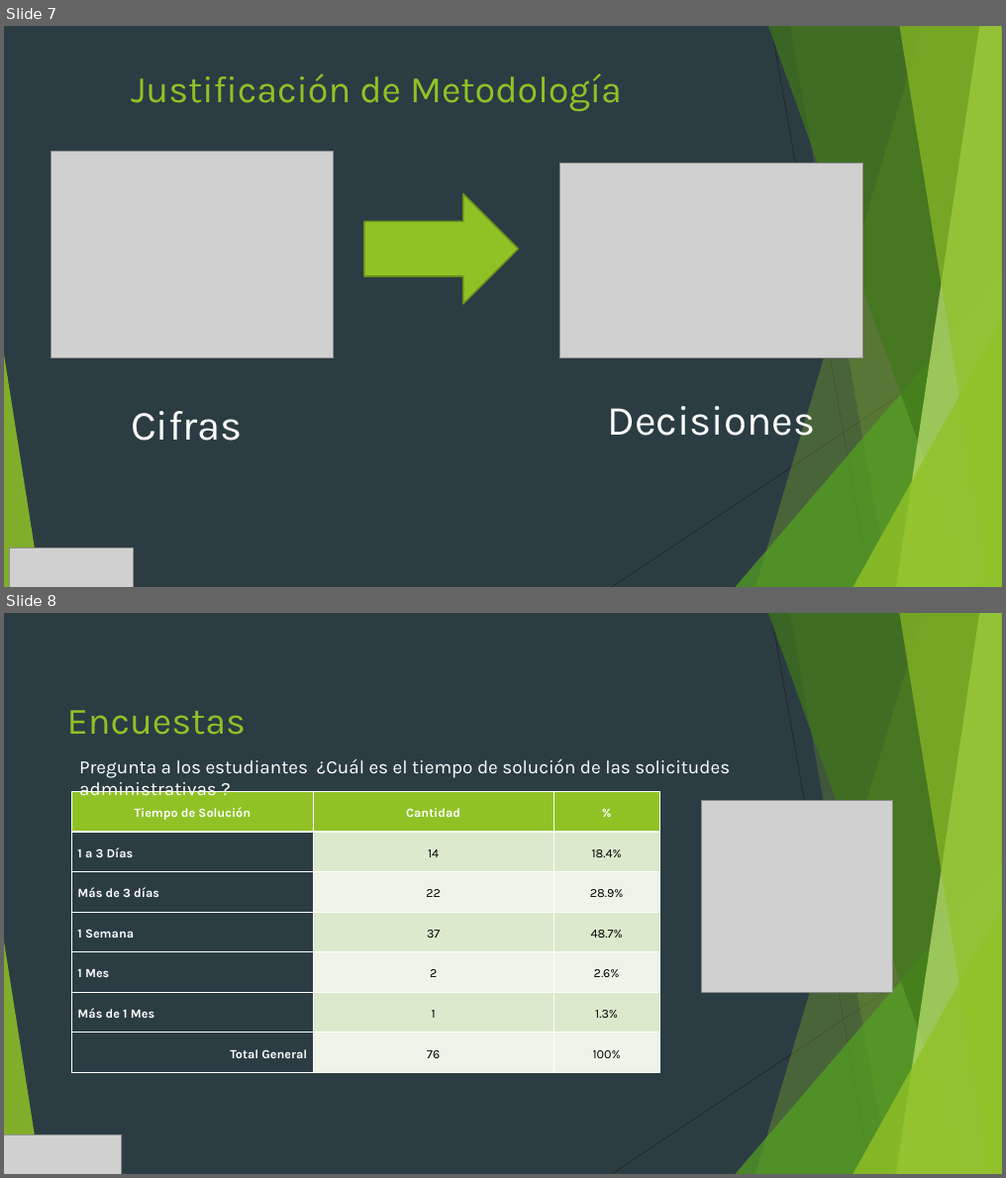
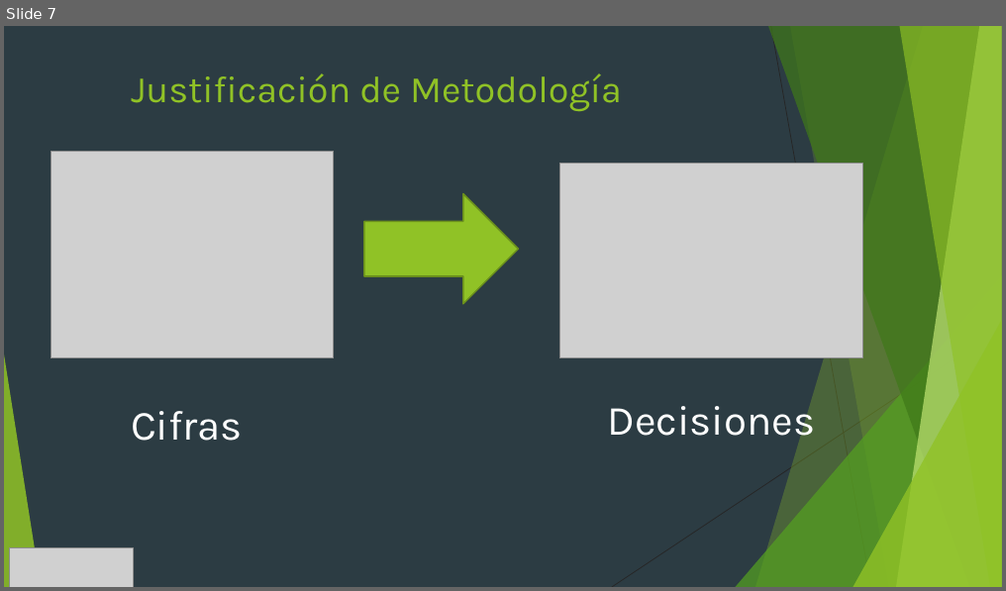
Before and after one commit to JefersonGuevara/Cru_Portal, a slide deck: Documentacion/SISTEMA DE INFORMACIÓN PARA LA GESTIÓN DE ADMISIONES.pptx. Shown one above the other, each under a label of ours: slides 7 and 8 before the commit, slide 7 after it. The pictures are 1006x1178 and 1006x591 pixels, drawn with LibreOffice and Linux fonts; fonts in the diff are those of the drawing; grey boxes stand for pictures. Boxes give left, top, right and bottom in pixels: in the first picture for what was removed or moved away, otherwise in the second. Text is boxed around its words. In the diff, an @@ line names an element or a change of style, - is before the commit and + after.

```diff
--- a/Documentacion/SISTEMA DE INFORMACIÓN PARA LA GESTIÓN DE ADMISIONES.pptx
+++ b/Documentacion/SISTEMA DE INFORMACIÓN PARA LA GESTIÓN DE ADMISIONES.pptx
@@ slide 8 removed at (x1=4, y1=613, x2=1002, y2=1174), background #2C3C43; not listed: 10 template elements that a slide beside it also shows @@
@@ title removed at (x1=67, y1=710, x2=246, y2=735) @@
-Encuestas
@@ text removed at (x1=79, y1=759, x2=730, y2=795) @@
-Pregunta a los estudiantes ¿Cuál es el tiempo de solución de las solicitudes administrativas ?
@@ table removed at (x1=72, y1=792, x2=659, y2=1073), 7 rows, 3 columns @@
-Tiempo de Solución | Cantidad | %
-1 a 3 Días | 14 | 18.4%
-Más de 3 días | 22 | 28.9%
-1 Semana | 37 | 48.7%
-1 Mes | 2 | 2.6%
-Más de 1 Mes | 1 | 1.3%
-Total General | 76 | 100%
@@ picture removed at (x1=702, y1=801, x2=893, y2=992) @@
@@ picture removed at (x1=4, y1=1135, x2=122, y2=1174) @@
```
Also in this commit, not shown: 7 slides changed, 8 other slides removed, 1 other file.
